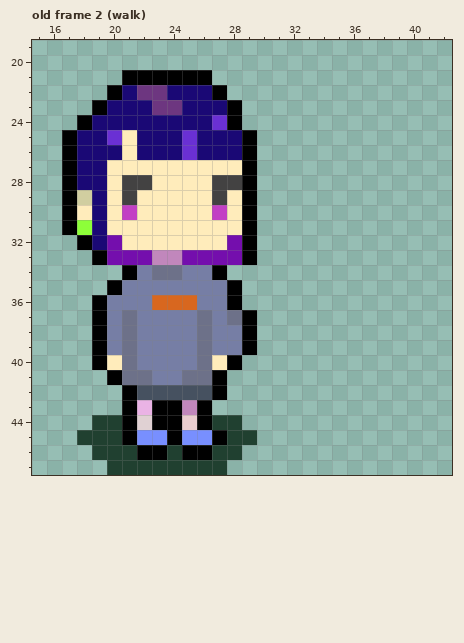
Pixel-art file, stored at scene/Player/player.aseprite. This is how it looked before the edit.
48x48 pixels, 6 frames. Shown: old frame 2 (walk): x 15..42, y 19..47.
And afterwards:
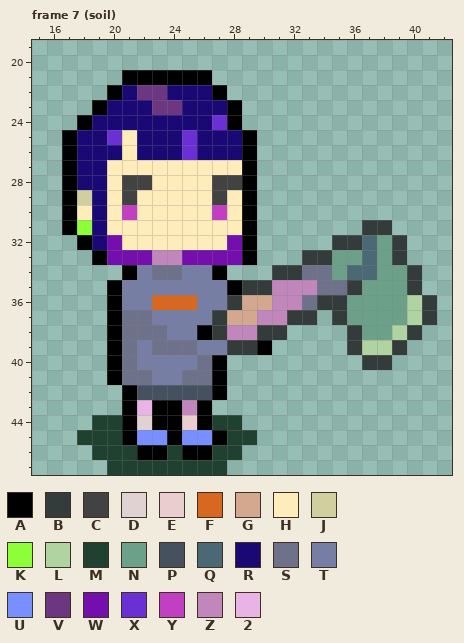
Palette (. is transparent): A #000000  B #333c3a  C #434242  D #e0d1d3  E #e9cdcf  F #d8671f  G #d4a78f  H #ffecbb  J #d1cea0  K #8dff39  L #afd3a1  M #204030  N #6da088  P #465160  Q #4b6875  R #1a0875  S #6d7189  T #767ea5  U #788fff  V #6d3680  W #740ead  X #6a30d4  Y #c23fc4  Z #c187bc  2 #eab3e5
A new or re-ordered frame is compared with the old frame closest to it.
Change:
frames 6 -> 7
layer "Layer 1" added
--- frame 7 (soil) is new; against old frame 2 (walk), layers "Layer 1", "haru"
@@ x 15..42 @@
 30 ..AHRHYHHHHHYHA.............
-31 ..AKRHHHHHHHHHA.............
-32 ...ARWHHHHHHHWA.............
-33 ....AWWWZZWWWWA.............
-34 ......ATSSTTA...............
-35 .....ATTTTTTTA..............
-36 ....ATTTFFFTTA..............
-37 ....ATSTTTTSTSA.............
-38 ....ATSTTTTSTTA.............
-39 ....ATSTTTTSTTA.............
-40 ....AHSTTTTSHA..............
+31 ..AKRHHHHHHHHHA.......BB....
+32 ...ARWHHHHHHHWA.....BBQNB...
+33 ....AWWWZZWWWWA...BBNNQNB...
+34 ......ATSSTTA...BBSSNQQNNB..
+35 .....ATTTTTTTABBZZZSSBNNNB..
+36 .....ATTFFFTTBGGZZSBBNNNNLB.
+37 .....ASSTTTTBGGZZBB.BNNNNLB.
+38 .....ASSSTTABZZBB....BNNLB..
+39 .....ASTSSSTTBBA.....BLLB...
+40 .....ASTTTTSA.........BB....
 41 .....ASSTTSSA...............
Changed places in both pictures, as pixel boxes (x1, y1, x2, y2):
changed: (92, 220, 437, 370)
